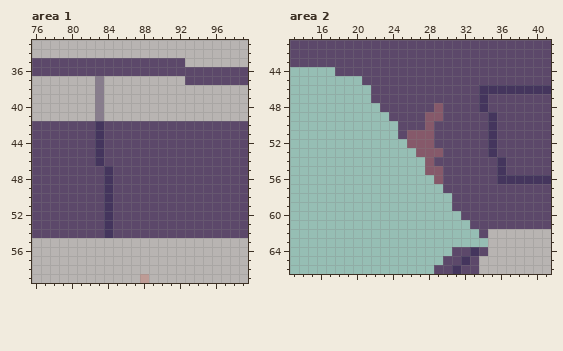
Two states of a pixel-art file, __aseprite__/spaceship.aseprite. Above: the version before the commit.
320x160 pixels, 1 frame. Colours within 5 levels of each other are drawn and written as one. Shown: area 1: x 76..99, y 33..59; area 2: x 13..41, y 41..66. The old version is drawn lined up with the new one, on the new canvas. The commit also changed other parts of the picture, which this record leaves out.
The same view after the edit:
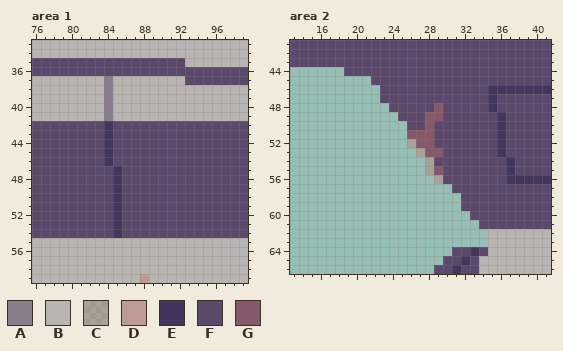
Palette (. is transparent): A #887d8d  B #b8b4b2  C #c7736964  D #be9b95  E #44355d  F #5c486a  G #86596a
Edits made:
canvas 320x160 -> 320x162
--- area 1
@@ x 81..87 @@
 36 FFFFFFF
-37 BBABBBB
-38 BBABBBB
-39 BBABBBB
-40 BBABBBB
-41 BBABBBB
-42 FFEFFFF
-43 FFEFFFF
-44 FFEFFFF
-45 FFEFFFF
-46 FFEFFFF
-47 FFFEFFF
-48 FFFEFFF
-49 FFFEFFF
-50 FFFEFFF
-51 FFFEFFF
-52 FFFEFFF
-53 FFFEFFF
-54 FFFEFFF
+37 BBBABBB
+38 BBBABBB
+39 BBBABBB
+40 BBBABBB
+41 BBBABBB
+42 FFFEFFF
+43 FFFEFFF
+44 FFFEFFF
+45 FFFEFFF
+46 FFFEFFF
+47 FFFFEFF
+48 FFFFEFF
+49 FFFFEFF
+50 FFFFEFF
+51 FFFFEFF
+52 FFFFEFF
+53 FFFFEFF
+54 FFFFEFF
 55 BBBBBBB
--- area 2
@@ x 13..41 @@
 43 FFFFFFFFFFFFFFFFFFFFFFFFFFFFF
-44 .....FFFFFFFFFFFFFFFFFFFFFFFF
-45 ........FFFFFFFFFFFFFFFFFFFFF
-46 .........FFFFFFFFFFFFEEEEEEEE
-47 .........FFFFFFFFFFFFEFFFFFFF
-48 ..........FFFFFFGFFFFEFFFFFFF
-49 ...........FFFFGGFFFFFEFFFFFF
-50 ............FFFGFFFFFFEFFFFFF
-51 ............FGGGFFFFFFEFFFFFF
-52 .............GGGFFFFFFEFFFFFF
-53 ..............GGGFFFFFEFFFFFF
-54 ...............GFFFFFFFEFFFFF
-55 ...............GGFFFFFFEFFFFF
-56 ................GFFFFFFEEEEEE
-57 .................FFFFFFFFFFFF
-58 ..................FFFFFFFFFFF
-59 ..................FFFFFFFFFFF
-60 ...................FFFFFFFFFF
-61 ....................FFFFFFFFF
-62 .....................FBBBBBBB
+44 ......FFFFFFFFFFFFFFFFFFFFFFF
+45 .........FFFFFFFFFFFFFFFFFFFF
+46 ..........FFFFFFFFFFFFEEEEEEE
+47 ..........FFFFFFFFFFFFEFFFFFF
+48 ...........FFFFFGFFFFFEFFFFFF
+49 ............FFFGGFFFFFFEFFFFF
+50 .............FFGFFFFFFFEFFFFF
+51 .............GGGFFFFFFFEFFFFF
+52 .............CGGFFFFFFFEFFFFF
+53 ..............CGGFFFFFFEFFFFF
+54 ...............CFFFFFFFFEFFFF
+55 ...............CGFFFFFFFEFFFF
+56 ................CFFFFFFFEEEEE
+57 ..................FFFFFFFFFFF
+58 ...................FFFFFFFFFF
+59 ...................FFFFFFFFFF
+60 ....................FFFFFFFFF
+61 .....................FFFFFFFF
+62 ......................BBBBBBB
 63 ......................BBBBBBB
Changed places in both pictures, as pixel boxes (x1, y1, x2, y2):
changed: (95, 76, 122, 238)
changed: (335, 67, 515, 238)
